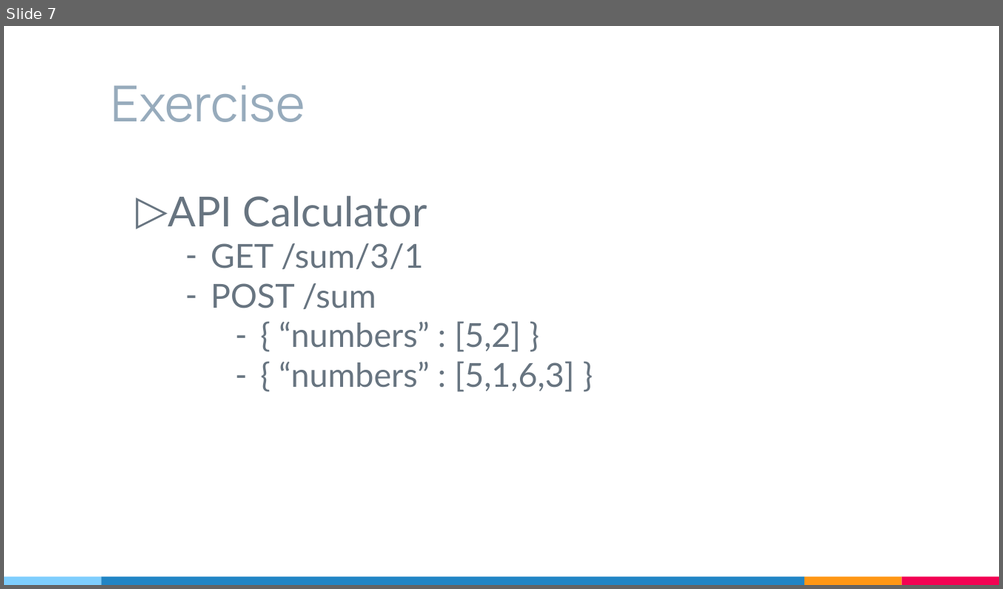
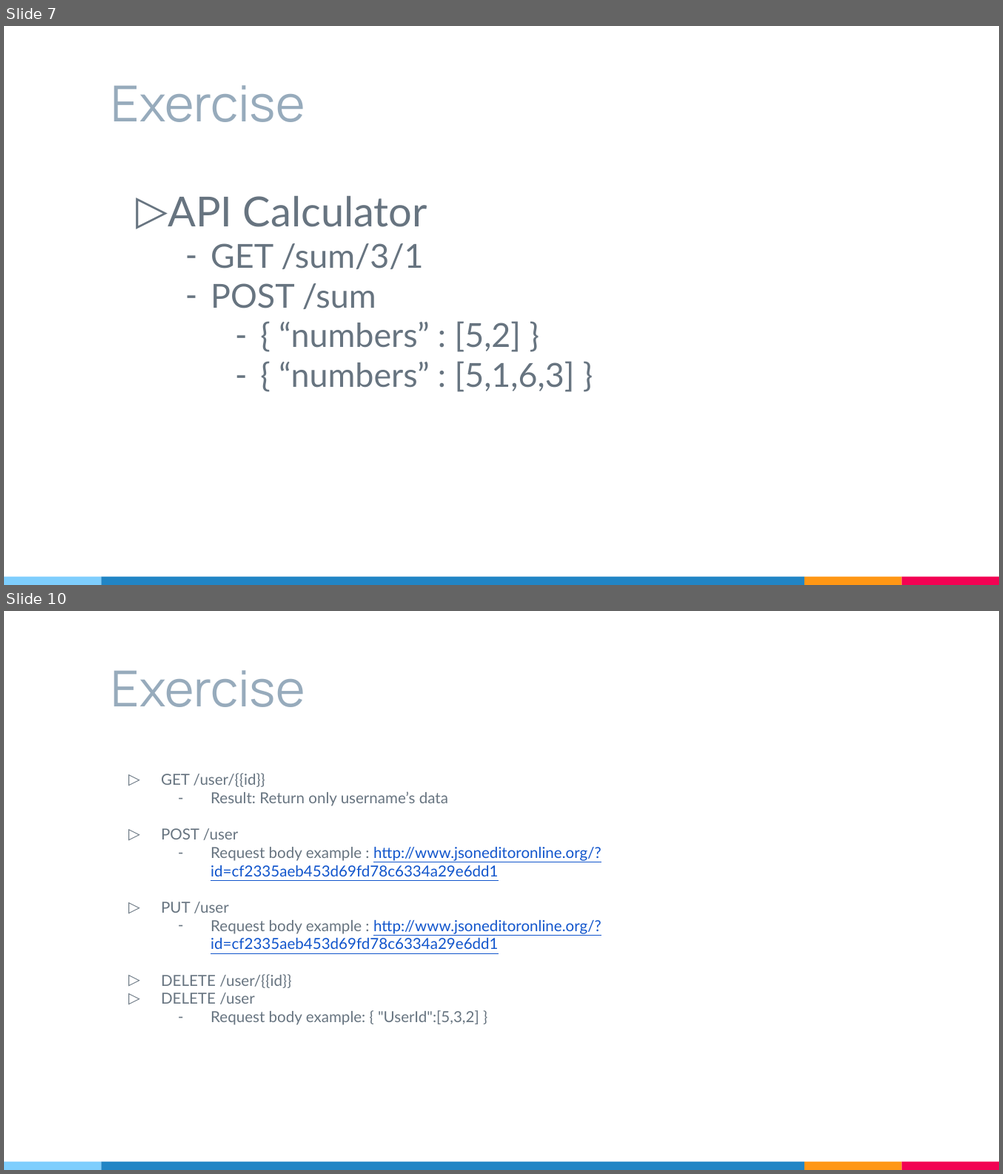
Before and after one commit to MasTerXP/tornado_tdc_example, a slide deck: Helloworld Tornado.pptx. Shown one above the other, each under a label of ours: slide 7 before the commit, slides 7 and 10 after it; the slides between them are not shown. The pictures are 1003x589 and 1003x1174 pixels, drawn with LibreOffice and Linux fonts; fonts in the diff are those of the drawing. Boxes give left, top, right and bottom in pixels: in the first picture for what was removed or moved away, otherwise in the second. Text is boxed around its words. In the diff, an @@ line names an element or a change of style, - is before the commit and + after.

```diff
--- a/Helloworld Tornado.pptx
+++ b/Helloworld Tornado.pptx
@@ slide 10 added at bbox=[4, 611, 999, 1170], background #FFFFFF; not listed: 4 template elements that a slide beside it also shows @@
@@ title added at bbox=[111, 670, 304, 707], 36 pt, text #97ABBC @@
+Exercise
@@ text added at bbox=[161, 773, 601, 1025], 11 pt, text #677480 @@
+▷ GET /user/{{id}}
+  – Result: Return only username’s data
+▷ POST /user
+  – Request body example : http://www.jsoneditoronline.org/?id=cf2335aeb453d69fd78c6334a29e6dd1
+▷ PUT /user
+  – Request body example : http://www.jsoneditoronline.org/?id=cf2335aeb453d69fd78c6334a29e6dd1
+▷ DELETE /user/{{id}}
+▷ DELETE /user
+  – Request body example: { "UserId":[5,3,2] }
```
Also in this commit, not shown: 2 other slides added, 3 slides removed, 9 other files.
